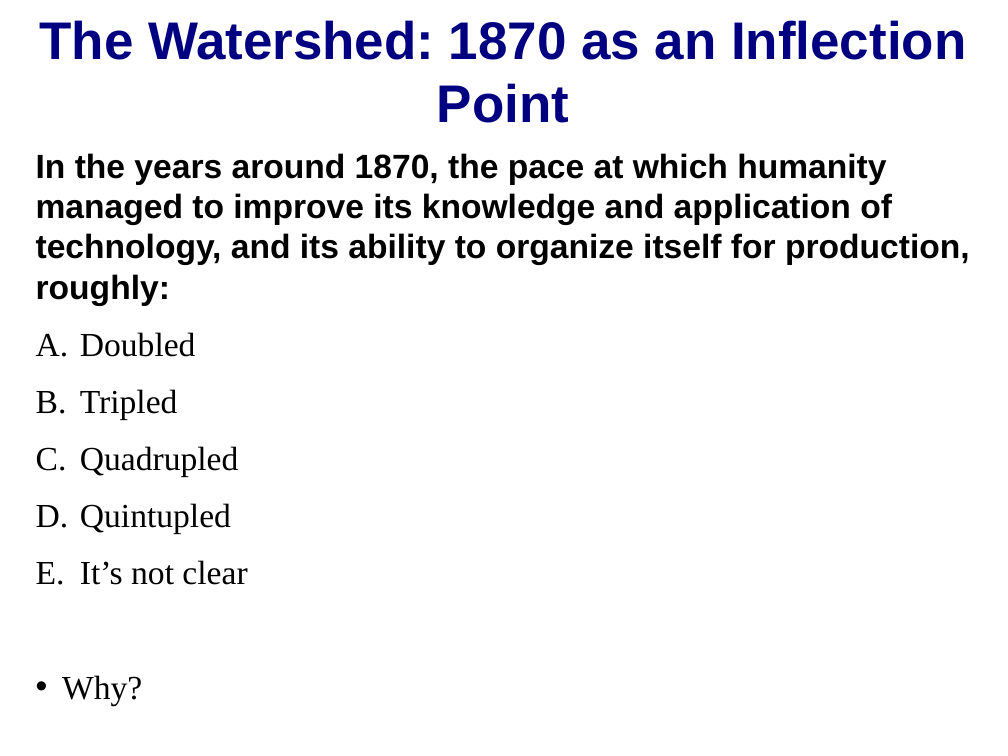
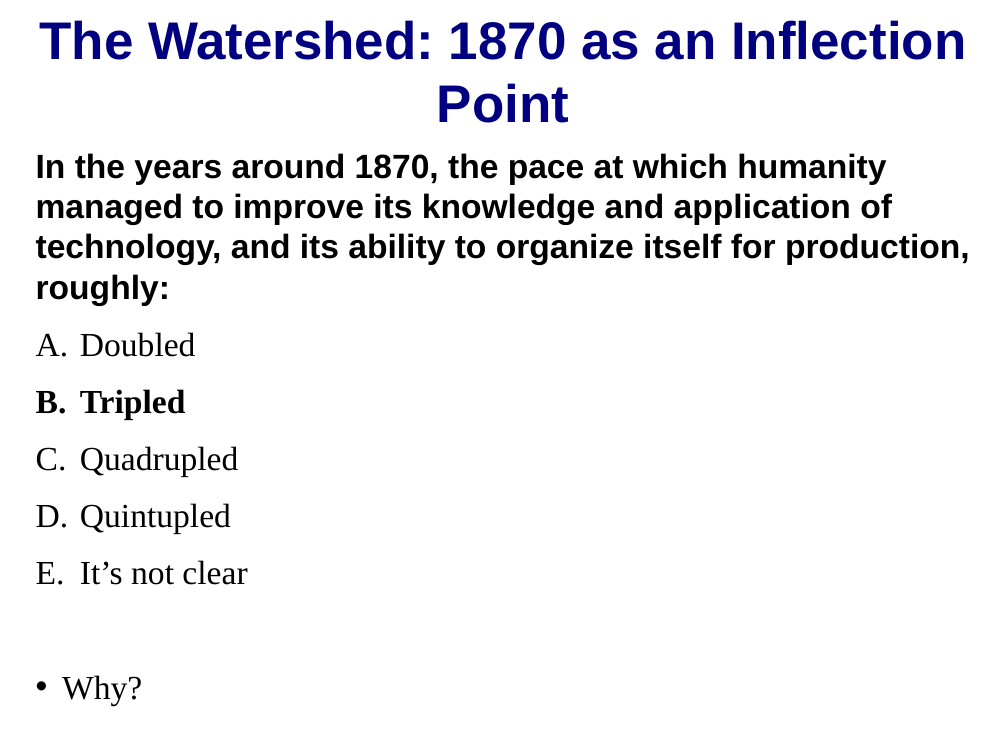
Before and after one commit to DavidLJ/public-files, a slide deck: slide 8 of econ-115-lecture-2.pptx. Drawn at 1008x756 pixels with LibreOffice and Linux fonts; fonts in the diff are those of the drawing. Boxes give left, top, right and bottom in pixels: in the first picture for what was removed or moved away, otherwise in the second. Text is boxed around its words. In the diff, an @@ line names an element or a change of style, - is before the commit and + after.

```diff
--- a/econ-115-lecture-2.pptx
+++ b/econ-115-lecture-2.pptx
@@ text at (80, 389, 186, 420): bold on in "Tripled" @@
```
Also in this commit, not shown: 9 other slides changed, 1 slide added.
